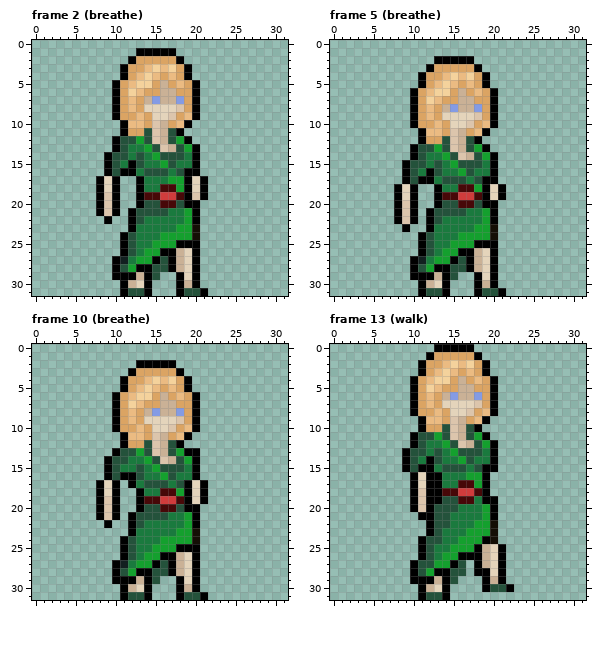
Pixel-art file: Assets/Art/Sprites/wizard.ase. Above, as it was before the edit.
32x32 pixels, 41 frames. Shown: frame 2 (breathe), frame 5 (breathe), frame 10 (breathe), frame 13 (walk). The commit also changed other frames, which this record leaves out.
The result:
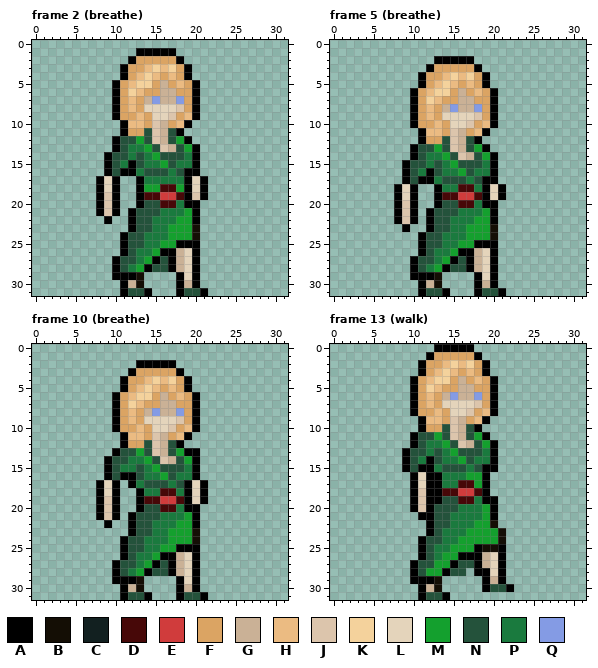
Palette (. is transparent): A #000000  B #140e05  C #122020  D #470808  E #d03c3c  F #dba463  G #cab196  H #ebbb82  J #dcc5ac  K #f4d29c  L #e4d4bb  M #14a02e  N #24523b  P #1a7a3e  Q #849be4
Change:
--- frame 2 (breathe)
@@ x 9..20 @@
 16 ANAAPNNNPNAA
-17 LA..APPPMMAL
-18 LA..APPDDMAL
+17 LA..APPPPPAL
+18 LA..AMMDDMAL
 19 JA..ADDEEDAJ
-20 JA..ANNDDNAA
-21 JA.ANNNNPPMA
-22 A..ANPPPPPMA
-23 ...APPPPPMMB
-24 ..ANPPPMMMMB
-25 ..ANPPMMMAAA
-26 ..ANPMMAAGLA
-27 .ACPMMANAGLA
-28 .ANMAANNAGLA
-29 .AAAGAN..ALA
-30 ..AGLA...AGA
+20 JA..ANNDDPAA
+21 JA.ANNNPPPMA
+22 A..ANNPPPMMA
+23 ...ANNPPMMMB
+24 ..ANNPPPMMMB
+25 ..ANNPPMMAAA
+26 ..ANPPMAAGLA
+27 .ANNPMANAGLA
+28 .ANPMANNAGLA
+29 .AAAB....ALA
+30 ..AGB....AGA
 31 ..ANNA...ANN
--- frame 5 (breathe)
@@ x 9..20 @@
 17 ANAAPNNNPNAA
-18 LA..APPDDMAL
+18 LA..APPDDPAL
 19 LA..ADDEEDAL
-20 JA..ANNDDNAA
-21 JA.ANNNNPPMA
-22 JA.ANPPPPPMA
-23 A..APPPPPMMB
-24 ..ANPPPMMMMB
-25 ..ANPPMMMAAA
-26 ..ANPMMAAGLA
-27 .ACPMMANAGLA
-28 .ANMAANNAGLA
-29 .AAAGAN..ALA
-30 ..AGLA...AGA
+20 JA..ANNDDPAA
+21 JA.ANNNPPPMA
+22 JA.ANNPPPMMA
+23 A..ANNPPMMMB
+24 ..ANNPPPMMMB
+25 ..ANNPPMMAAA
+26 ..ANPPMAAGLA
+27 .ANNPMANAGLA
+28 .ANPMANNAGLA
+29 .AAAB....ALA
+30 ..AGB....AGA
 31 ..ANNA...ANN
--- frame 10 (breathe)
@@ x 9..20 @@
 17 LA.APNNNPNAL
-18 LA..APPDDMAL
+18 LA..APPDDPAL
 19 JA..ADDEEDAL
-20 JA..ANNDDNAA
-21 JA.ANNNNPPMA
-22 A..ANPPPPPMA
-23 ...APPPPPMMB
-24 ..ANPPPMMMMB
-25 ..ANPPMMMAAA
-26 ..ANPMMAAGLA
-27 .ACPMMANAGLA
-28 .ANMAANNAGLA
-29 .AAAGAN..ALA
-30 ..AGLA...AGA
+20 JA..ANNDDPAA
+21 JA.ANNNPPPMA
+22 A..ANNPPPMMA
+23 ...ANNPPMMMB
+24 ..ANNPPPMMMB
+25 ..ANNPPMMAAA
+26 ..ANPPMAAGLA
+27 .ANNPMANAGLA
+28 .ANPMANNAGLA
+29 .AAAB....ALA
+30 ..AGB....AGA
 31 ..ANNA...ANN
--- frame 13 (walk)
@@ x 11..23 @@
 22 .ANNPPPMMB...
-23 .ANPPPMMMB...
-24 ANNPPMMMAB...
-25 ANPPMMMAGLA..
+23 .ANPPPMMMMB..
+24 ANNPPMMMMMB..
+25 ANPPMMMABBA..
 26 ANPMMAAAGLA..
-27 NNMMAN.AGLA..
-28 NMAANN.AALA..
-29 AAGAN...AGA..
-30 AGLA....ANNA.
+27 NNMMANNAGLA..
+28 NMMANN.AALA..
+29 AAB.....AGA..
+30 AGB.....ANNA.
 31 ANNA.........
Changed places in both pictures, as pixel boxes (x1, y1, x2, y2):
changed: (120, 176, 184, 288)
changed: (418, 184, 482, 288)
changed: (120, 488, 184, 592)
changed: (434, 528, 506, 592)
